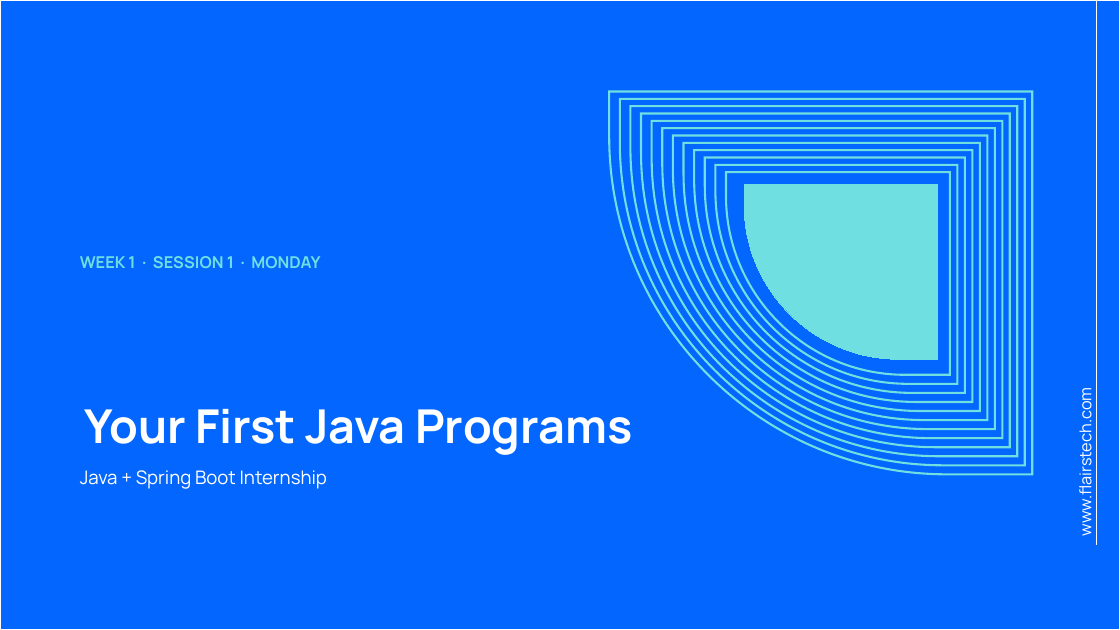
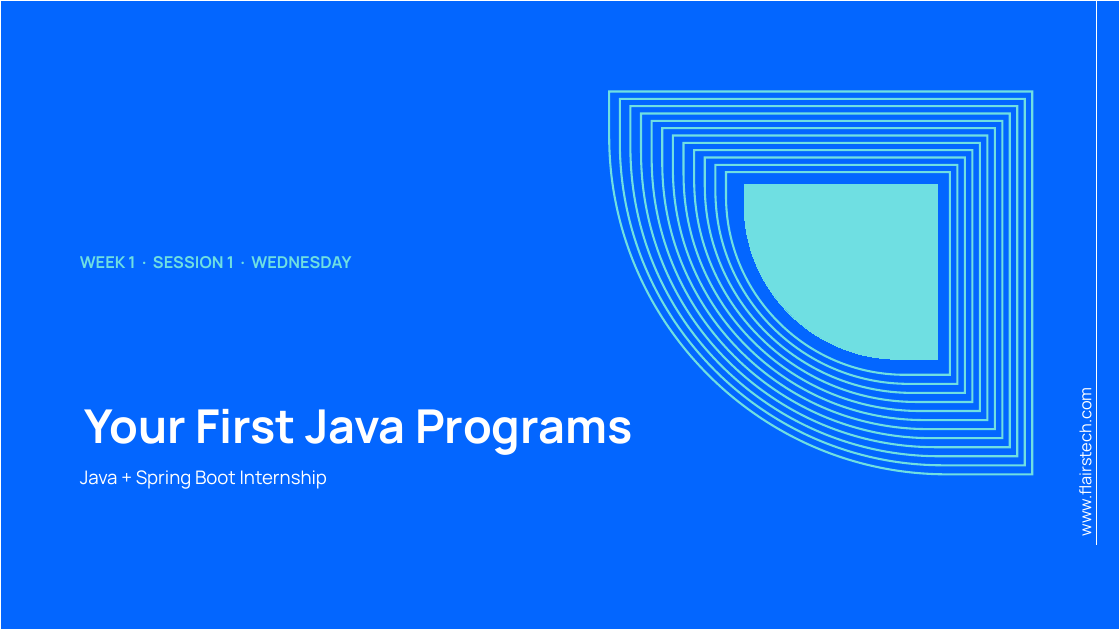
Before and after one commit to muhammedkamal/java-spring-bootcamp, a slide deck: slide 1 of files/Session01_Your_First_Java_Programs.pptx. Drawn at 1120x630 pixels with LibreOffice and Linux fonts; fonts in the diff are those of the drawing; background and template pictures are left out. Boxes give left, top, right and bottom in pixels: in the first picture for what was removed or moved away, otherwise in the second. Text is boxed around its words. In the diff, an @@ line names an element or a change of style, - is before the commit and + after.

Commit message:
Fix Session 1 deck: remove empty shapes, update day references

```diff
--- a/files/Session01_Your_First_Java_Programs.pptx
+++ b/files/Session01_Your_First_Java_Programs.pptx
@@ text at (80, 256, 351, 268): text changed @@
-WEEK 1 · SESSION 1 · MONDAY
+WEEK 1 · SESSION 1 · WEDNESDAY
```
Also in this commit, not shown: 2 other slides changed.
